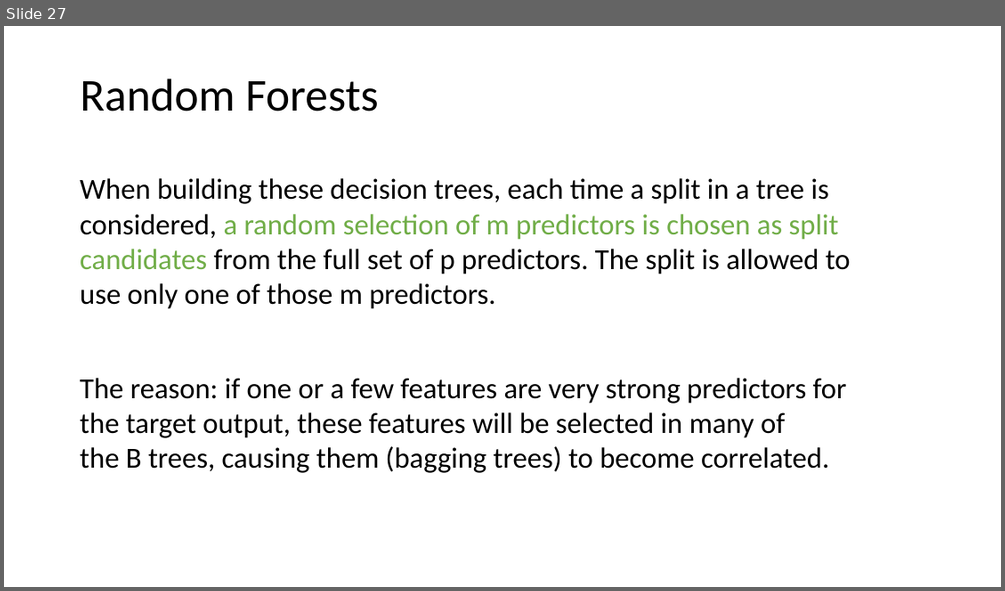
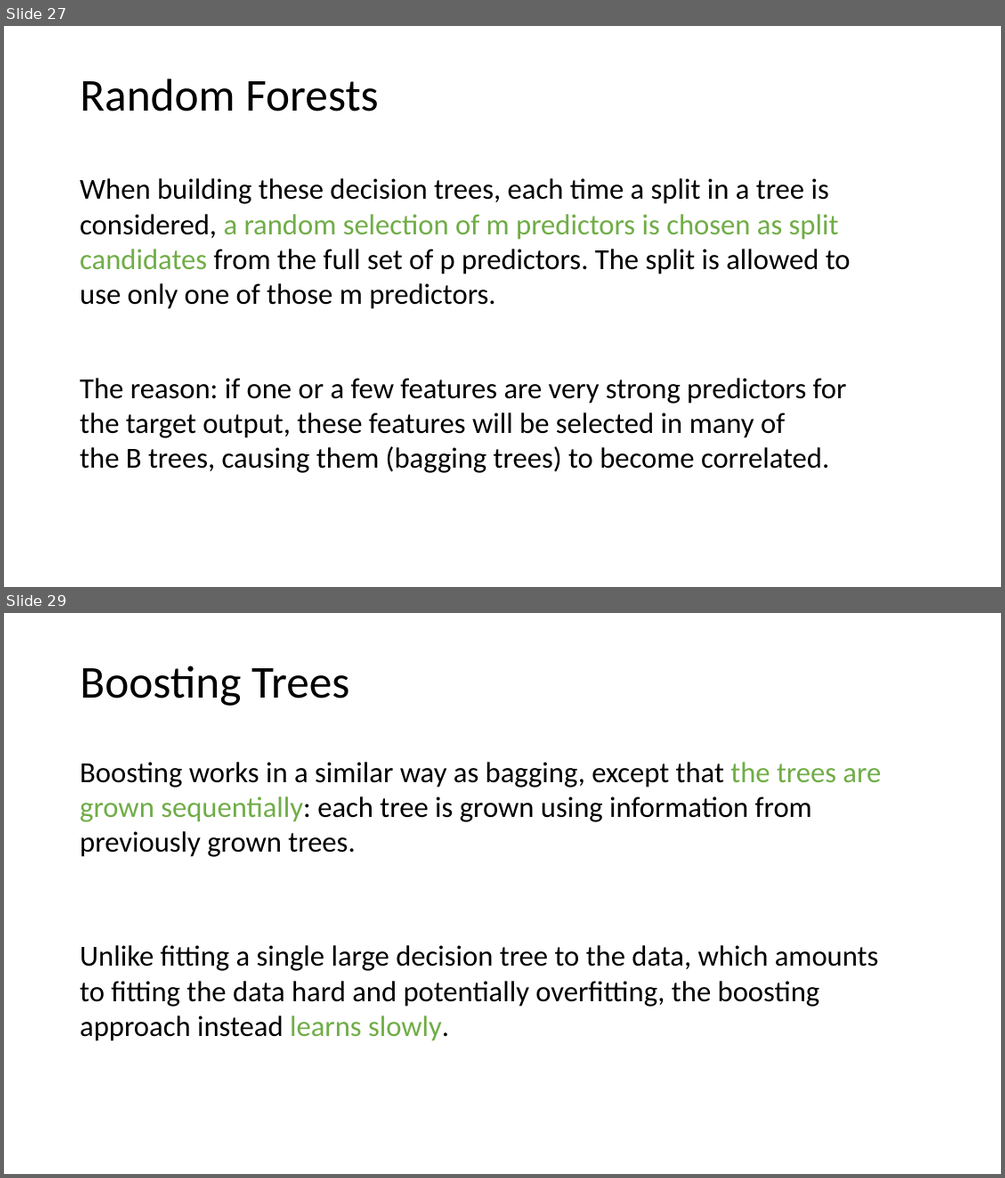
Before and after one commit to tianzheng4/tianzheng4.github.io, a slide deck: _umkc-teaching/slides/Lecture9.pptx. Shown one above the other, each under a label of ours: slide 27 before the commit, slides 27 and 29 after it; the slides between them are not shown. The pictures are 1005x591 and 1005x1178 pixels, drawn with LibreOffice and Linux fonts; fonts in the diff are those of the drawing. Boxes give left, top, right and bottom in pixels: in the first picture for what was removed or moved away, otherwise in the second. Text is boxed around its words. In the diff, an @@ line names an element or a change of style, - is before the commit and + after.

```diff
--- a/_umkc-teaching/slides/Lecture9.pptx
+++ b/_umkc-teaching/slides/Lecture9.pptx
@@ slide 29 added at <box>4,613,1001,1174</box>, background #FFFFFF @@
@@ title added at <box>80,666,349,706</box>, 44 pt, text #000000 @@
+Boosting Trees
@@ text added at <box>80,762,881,857</box>, 28 pt, text #000000 @@
+Boosting works in a similar way as bagging, except that the trees are grown sequentially: each tree is grown using information from previously grown trees.
@@ text added at <box>80,945,879,1041</box>, 28 pt, text #000000 @@
+Unlike fitting a single large decision tree to the data, which amounts to fitting the data hard and potentially overfitting, the boosting approach instead learns slowly.
```
Also in this commit, not shown: 4 other slides added, 2 other files.
